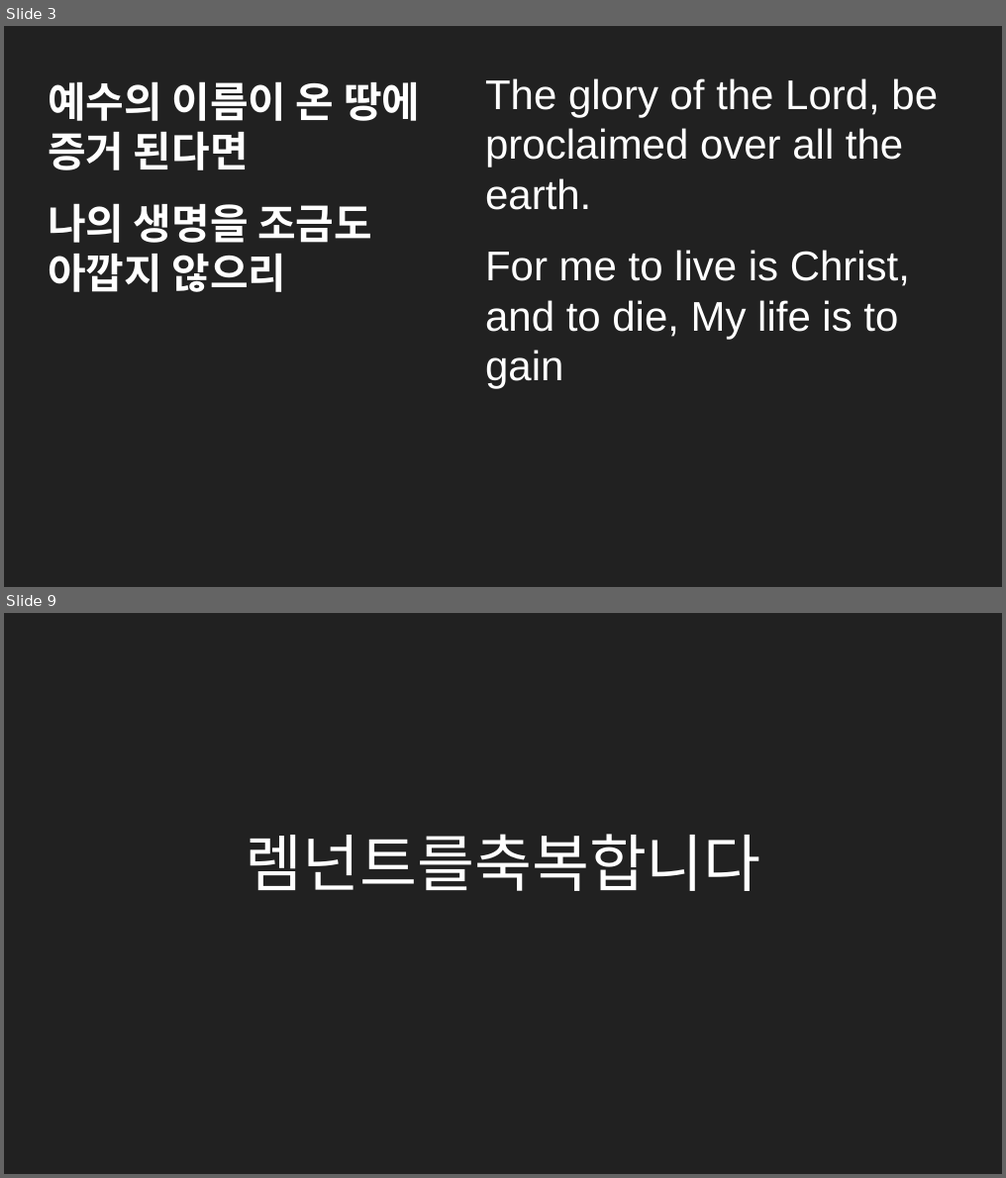
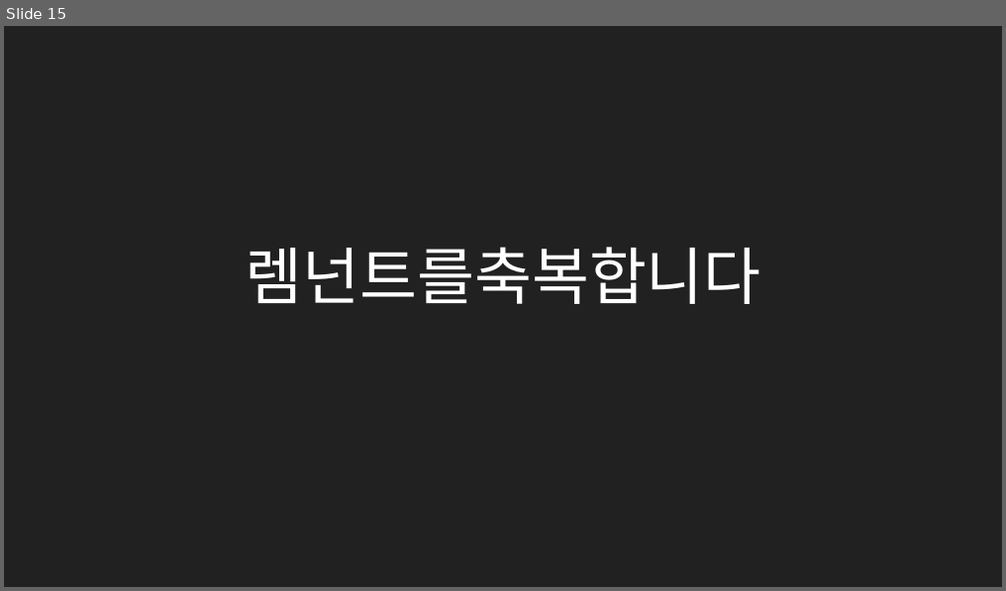
Before and after one commit to MiniMinja/ForSunday, a slide deck: postwor.pptx. Shown one above the other, each under a label of ours: slides 3 and 9 before the commit, slide 15 after it; the slides between them are not shown. The pictures are 1006x1178 and 1006x591 pixels, drawn with LibreOffice and Linux fonts; fonts in the diff are those of the drawing. Boxes give left, top, right and bottom in pixels: in the first picture for what was removed or moved away, otherwise in the second. Text is boxed around its words. In the diff, an @@ line names an element or a change of style, - is before the commit and + after.

```diff
--- a/postwor.pptx
+++ b/postwor.pptx
@@ slide 3 removed at (4,26,1002,587), background #212121 @@
@@ text removed at (48,81,420,292) @@
-예수의 이름이 온 땅에 증거 된다면
-나의 생명을 조금도 아깝지 않으리
@@ text removed at (485,78,938,389) @@
-The glory of the Lord, be proclaimed over all the earth.
-For me to live is Christ, and to die, My life is to gain
@@ what was slide 9 is now slide 15 @@
```
Also in this commit, not shown: 1 slide changed, 23 slides added, 10 other slides removed.
